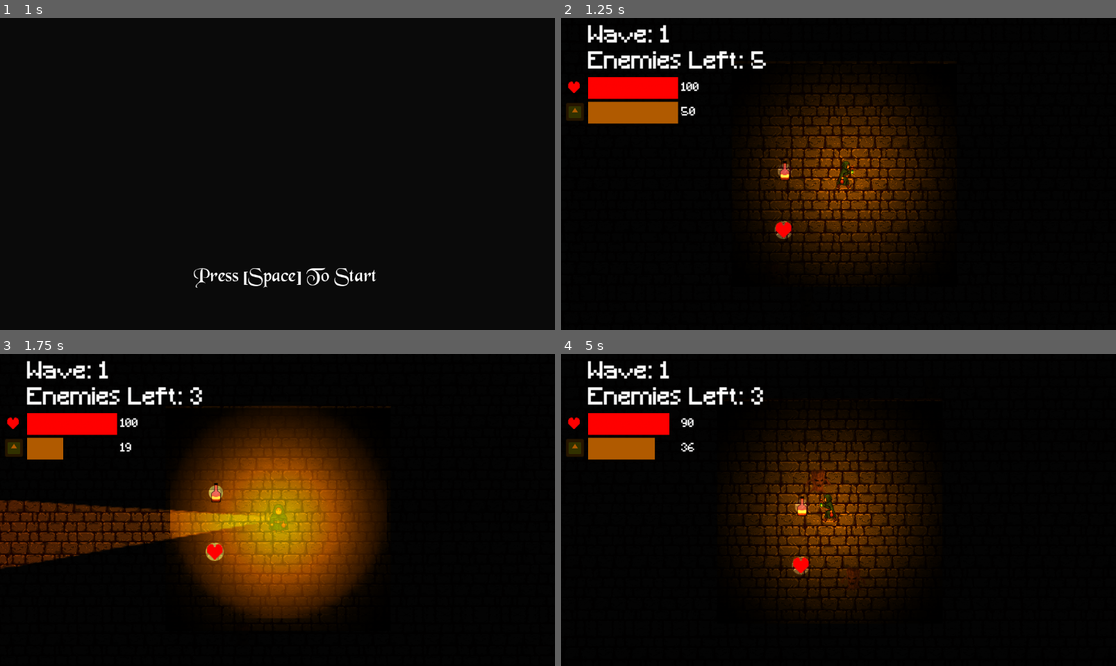
Above: before the commit, frames 1-4 (two rows, left to right).
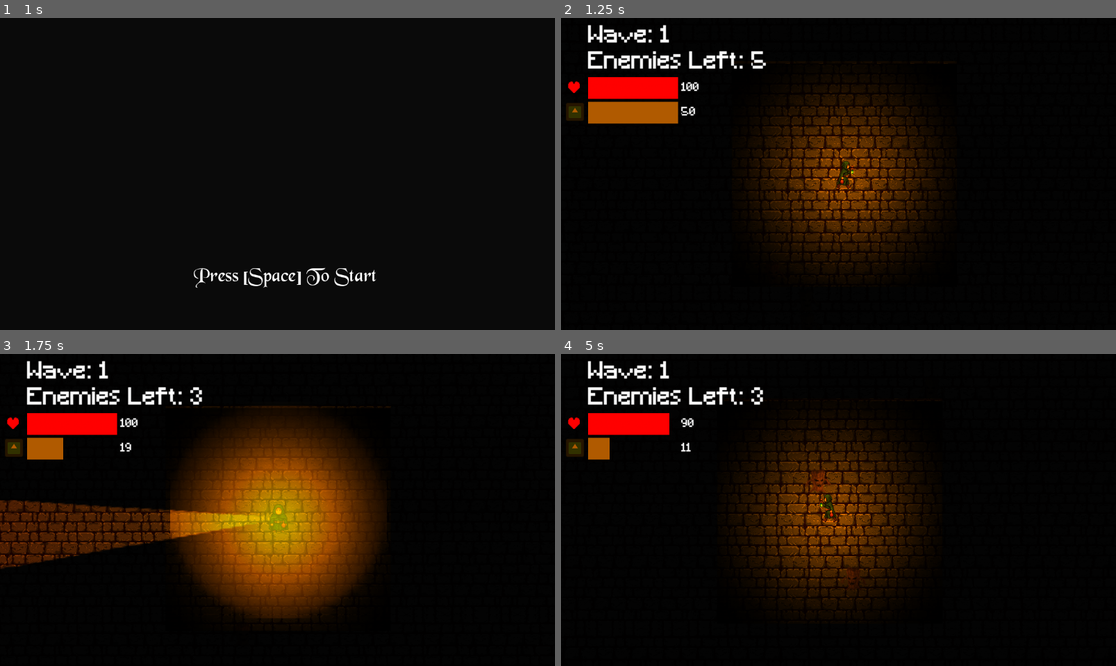
Above: after the commit, the same moments.

Repository: Frosmoth2324/Capstone-Game
Game: Godot game, scene res://Scenes/start.tscn
The game is run twice, just before and just after one commit, with the same random seed, the same clock (stepped at 60 frames per second) and the same inputs. The engine's default icon, where the game draws it, is replaced by a stand-in: a white triangle on a blue panel in a dark square. Sound files missing from this copy of the repository are replaced by a short silence.
Inputs (mouse positions are in pixels of both pictures, inside the frame that each line leads up to):
- Up to frame 1 (1 s): tap Space (Pulse) at 0.5, 0.6 s; move the mouse to (399, 158) at 0.52 s; hold D (Right) from 0.53 s (still down)
- Up to frame 2 (1.25 s): keep holding D (Right)
- Up to frame 3 (1.75 s): move the mouse to (166, 525) at 1.27 s; release D (Right) at 1.28 s; hold S (Down) from 1.28 s (still down); click (166, 525) at 1.35 s; tap Space (Pulse) at 1.55 s
- Up to frame 4 (5 s): move the mouse to (894, 441) at 2.02 s; release S (Down) at 2.03 s; hold D (Right) 2.03-2.78 s; hold Right mouse button (Cone Boost) 2.03-2.78 s; tap Space (Pulse) at 2.3, 2.85, 3.6, 4.55 s; move the mouse to (810, 572) at 2.77 s; hold W (Up) 2.78-3.53 s; move the mouse to (1005, 556) at 3.52 s; hold Left (Left) from 3.53 s (still down); move the mouse to (672, 463) at 4.27 s; click (672, 463) at 4.35 s

Frame 1 is identical in both runs. In frame 2, 0.2% of the frame differs, in the area x 38-42%, y 45-71%; in frame 3, 0.3%; in frame 4, 0.9%, in the area x 8-45%, y 26-71%.

Commit message:
got rid of debug heart and oil can

Diff:
--- a/Scenes/level.tscn
+++ b/Scenes/level.tscn
@@ -1,10 +1,8 @@
-[gd_scene load_steps=7 format=3 uid="uid://crvr4t64khjk6"]
+[gd_scene load_steps=5 format=3 uid="uid://crvr4t64khjk6"]
 
 [ext_resource type="PackedScene" uid="uid://c6u6lt7xce26a" path="res://Scenes/player.tscn" id="1_frw4y"]
 [ext_resource type="Texture2D" uid="uid://bi0veih7vkgj2" path="res://Assets/Sprites/Dungeon_brick_wall_grey.png.png" id="1_xjmqx"]
 [ext_resource type="PackedScene" uid="uid://l3sbtgxku847" path="res://Scenes/ui.tscn" id="3_juxmo"]
-[ext_resource type="PackedScene" uid="uid://clkp8fyws0hxj" path="res://Scenes/oil.tscn" id="4_tt366"]
-[ext_resource type="PackedScene" uid="uid://k0rlju4na2da" path="res://Scenes/heart.tscn" id="5_2jbwq"]
 [ext_resource type="Script" path="res://Scripts/WaveManager.gd" id="6_ct2bb"]
 
 [node name="Level" type="Node2D"]
@@ -30,13 +28,7 @@
 
 [node name="Oils" type="Node" parent="."]
 
-[node name="Oil" parent="Oils" instance=ExtResource("4_tt366")]
-position = Vector2(402, 324)
-
 [node name="Hearts" type="Node" parent="."]
-
-[node name="heart" parent="Hearts" instance=ExtResource("5_2jbwq")]
-position = Vector2(397, 570)
 
 [node name="Enemies" type="Node" parent="."]
 
